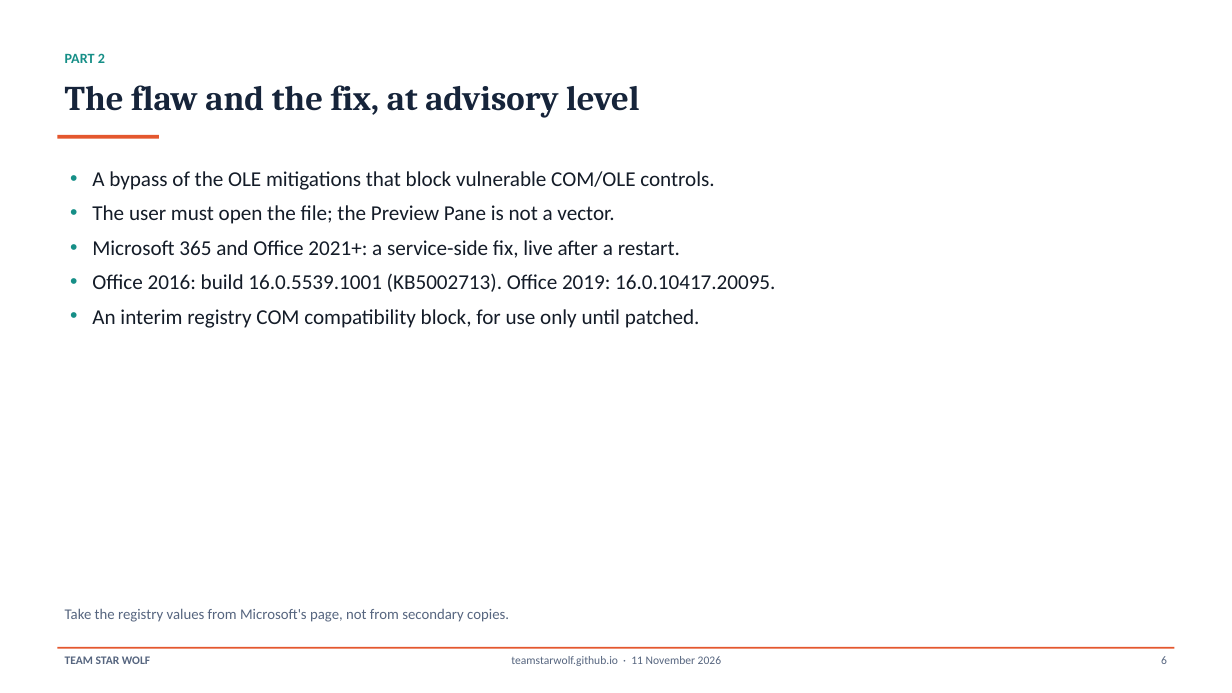
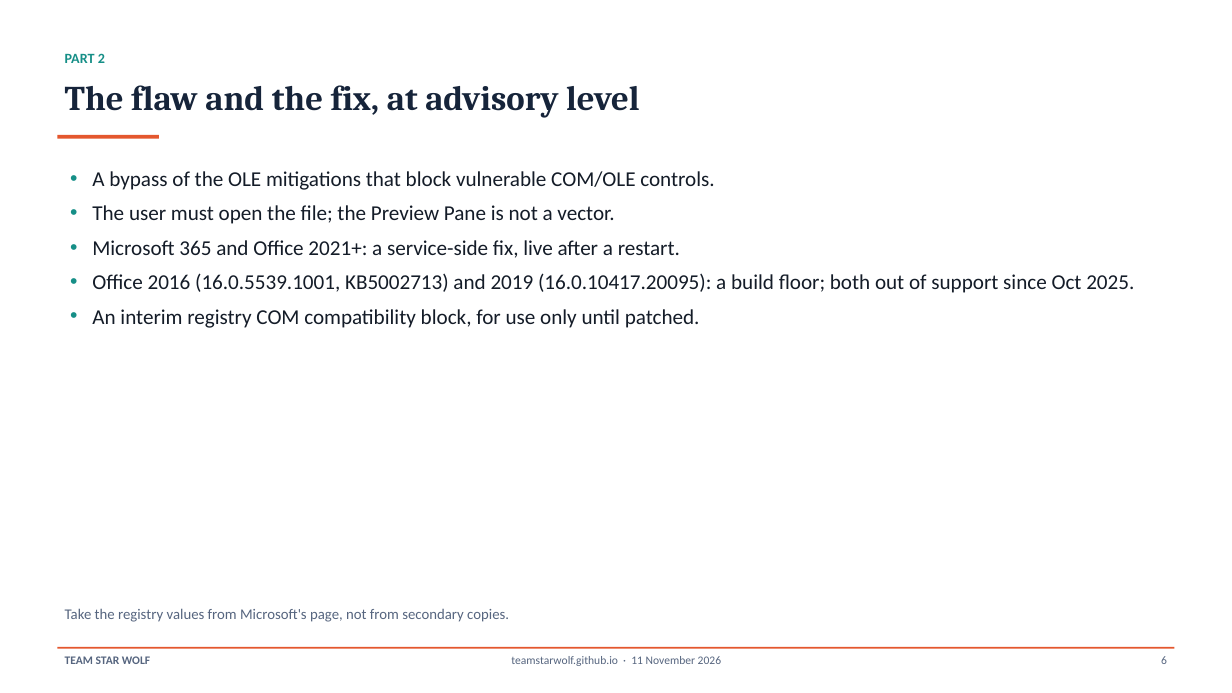
Before and after one commit to TeamStarWolf/TeamStarWolf, a slide deck: slide 6 of case-studies/slides/Microsoft_Office_CVE_2026_21509_Case_Study.pptx. Drawn at 1232x693 pixels with LibreOffice and Linux fonts; fonts in the diff are those of the drawing. Boxes give left, top, right and bottom in pixels: in the first picture for what was removed or moved away, otherwise in the second. Text is boxed around its words. In the diff, an @@ line names an element or a change of style, - is before the commit and + after.

```diff
--- a/case-studies/slides/Microsoft_Office_CVE_2026_21509_Case_Study.pptx
+++ b/case-studies/slides/Microsoft_Office_CVE_2026_21509_Case_Study.pptx
@@ text at bbox=[92, 273, 1134, 293]: text changed @@
-• Office 2016: build 16.0.5539.1001 (KB5002713). Office 2019: 16.0.10417.20095.
+• Office 2016 (16.0.5539.1001, KB5002713) and 2019 (16.0.10417.20095): a build floor; both out of support since Oct 2025.
```
Also in this commit, not shown: 1 other slide changed, 3 other files.
